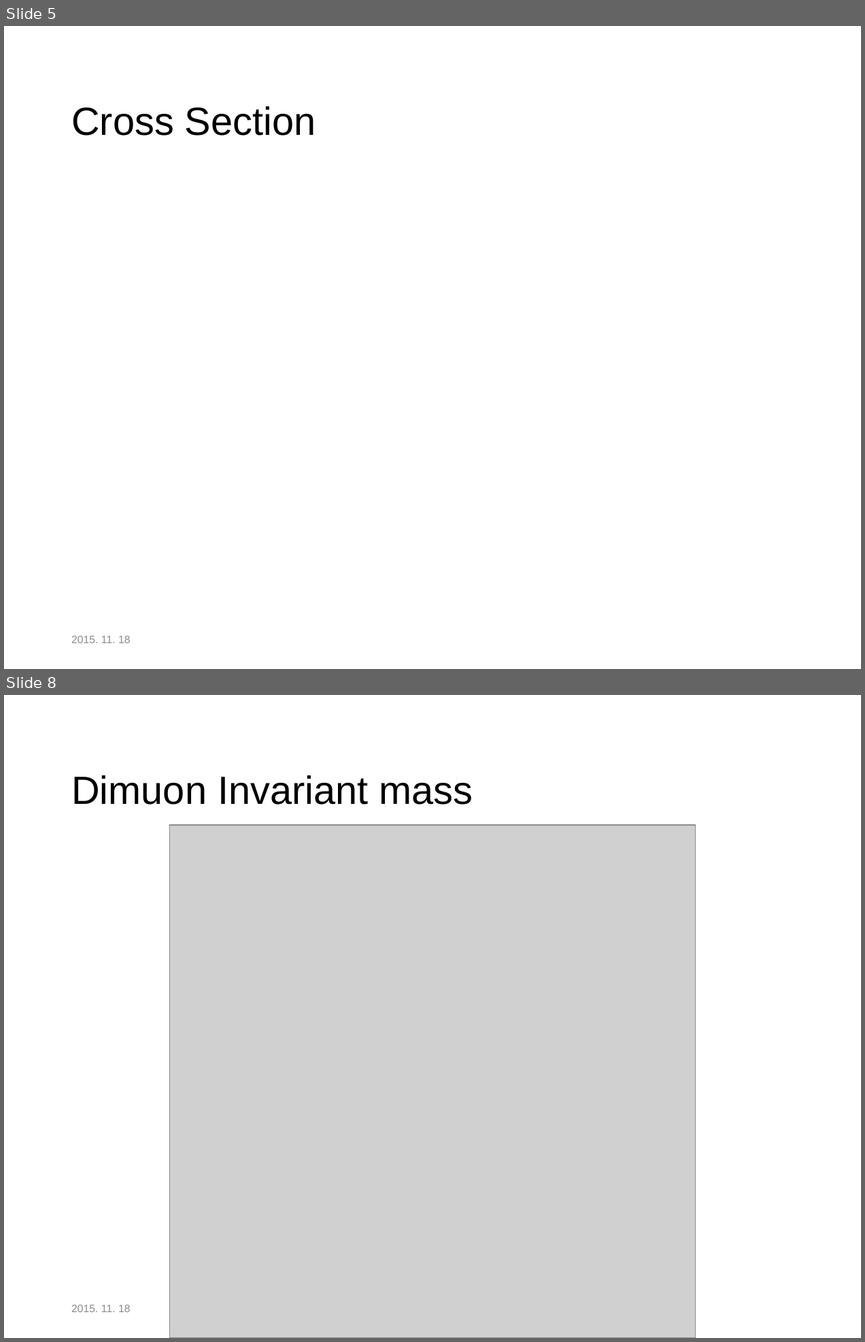
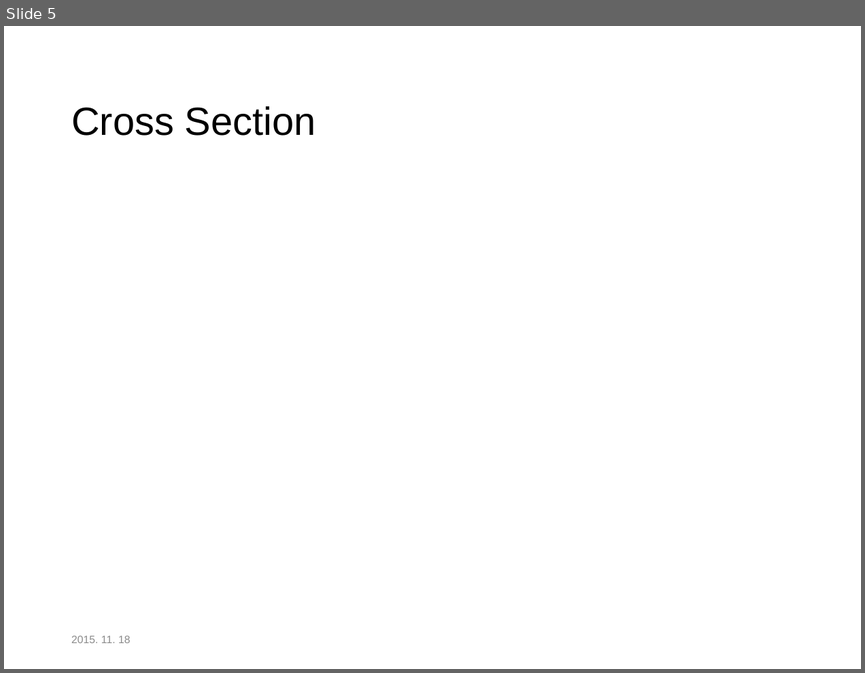
Before and after one commit to doodoong/intern, a slide deck: status_report/1125 JWNam Status Report.pptx. Shown one above the other, each under a label of ours: slides 5 and 8 before the commit, slide 5 after it; the slides between them are not shown. The pictures are 865x1342 and 865x673 pixels, drawn with LibreOffice and Linux fonts; fonts in the diff are those of the drawing; grey boxes stand for pictures. Boxes give left, top, right and bottom in pixels: in the first picture for what was removed or moved away, otherwise in the second. Text is boxed around its words. In the diff, an @@ line names an element or a change of style, - is before the commit and + after.

```diff
--- a/status_report/1125 JWNam Status Report.pptx
+++ b/status_report/1125 JWNam Status Report.pptx
@@ slide 8 removed at (4,695,861,1338), background #FFFFFF @@
@@ title removed at (71,775,473,804) @@
-Dimuon Invariant mass
@@ picture removed at (169,826,695,1338) @@
@@ text removed at (71,1304,130,1312) @@
-2015. 11. 18
```
Also in this commit, not shown: 2 other slides removed, 2 other files.
